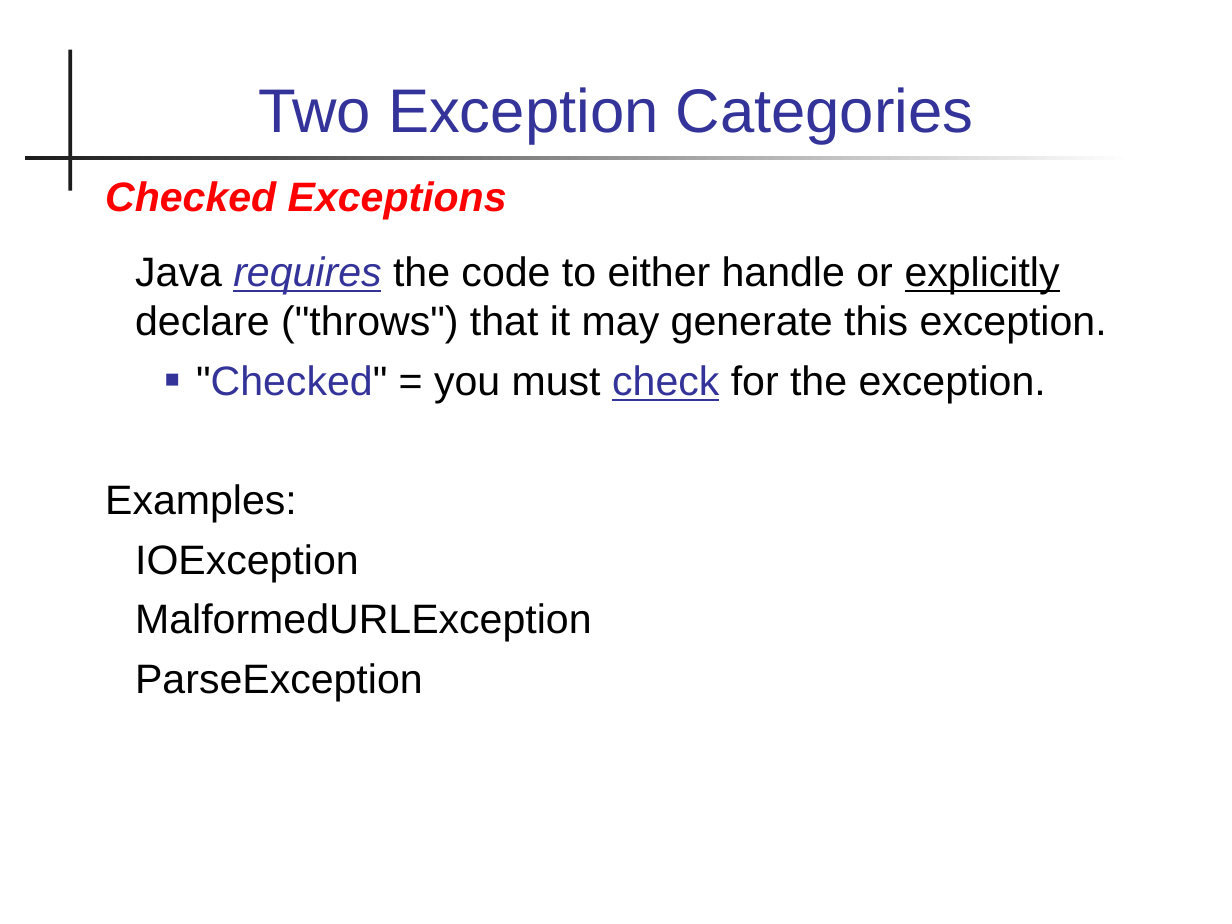
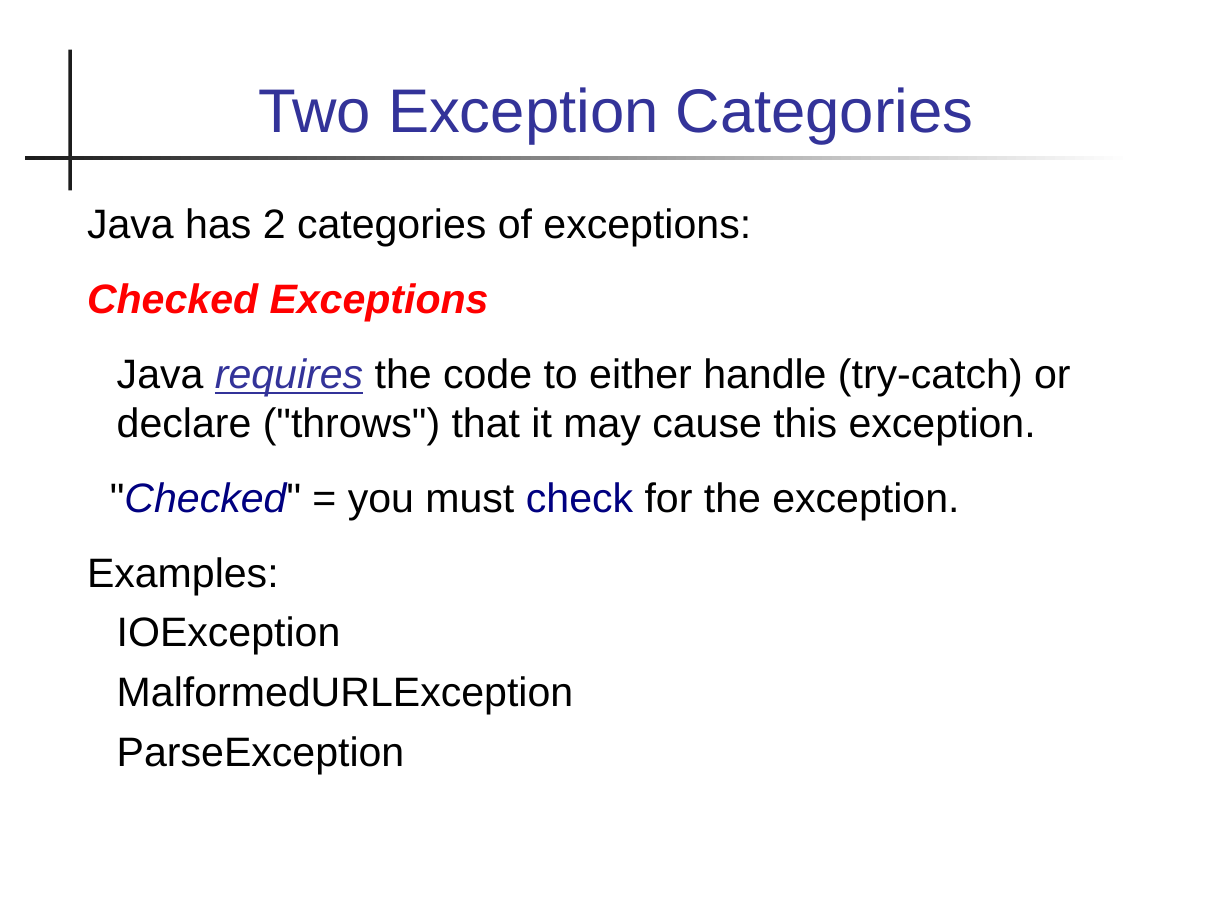
Before and after one commit to skeoop/skeoop.github.io, a slide deck: slide 30 of week6/Exceptions.ppt (slide 22 before the commit). Drawn at 1232x924 pixels with LibreOffice and Linux fonts; fonts in the diff are those of the drawing. Boxes give left, top, right and bottom in pixels: in the first picture for what was removed or moved away, otherwise in the second. Text is boxed around its words. In the diff, an @@ line names an element or a change of style, - is before the commit and + after.

Commit message:
update slides on exceptions

```diff
--- a/week6/Exceptions.ppt
+++ b/week6/Exceptions.ppt
@@ text "Java has 2 categories of ..." moved from (x1=105, y1=181, x2=1107, y2=701) to (x1=87, y1=208, x2=1070, y2=774) @@
@@ text at (x1=87, y1=208, x2=751, y2=246): paragraph added @@
+Java has 2 categories of exceptions:
@@ text at (x1=117, y1=358, x2=1070, y2=445): text changed @@
-Java requires the code to either handle or explicitly declare ("throws") that it may generate this exception.
+Java requires the code to either handle (try-catch) or declare ("throws") that it may cause this exception.
@@ text at (x1=87, y1=482, x2=959, y2=595): text colour #333399 to #000080 in ""Checked" check"; italic on in ""Checked""; underline off in "check"; bullet ■ to none; list level 2 to 1 in ""Checked" = you must check ..."; more space between paragraphs @@
```
Also in this commit, not shown: 17 other slides changed, 13 slides added, 2 slides removed.
